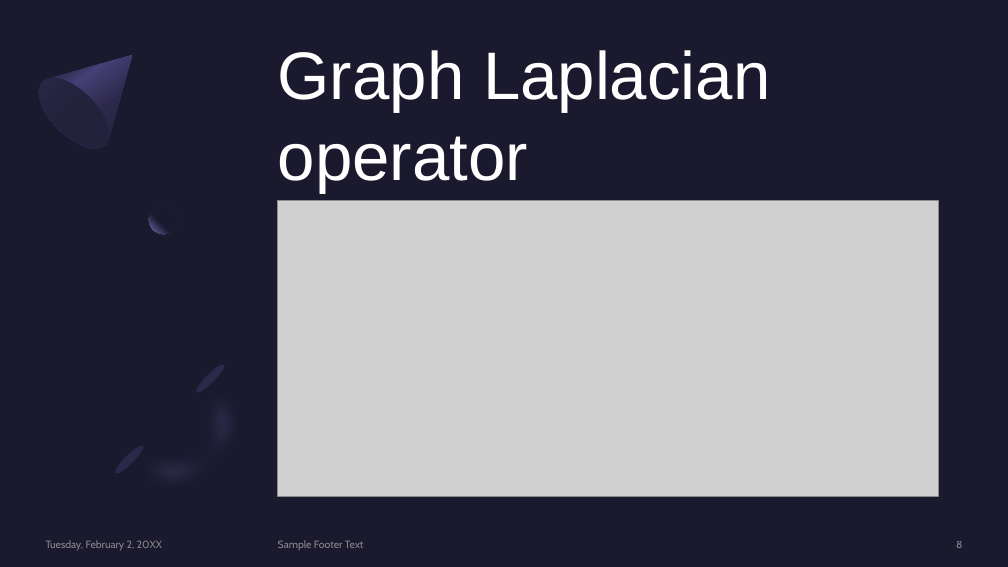
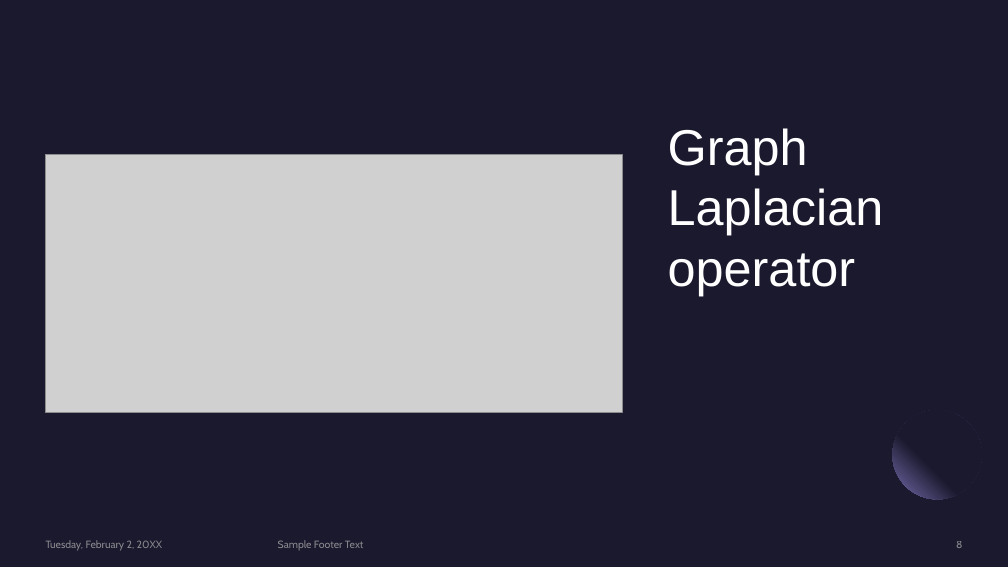
Before and after one commit to aerubianoma/Codification-theory, a slide deck: slide 8 of Final-project/Signal processing using graphs.pptx. Drawn at 1008x567 pixels with LibreOffice and Linux fonts; fonts in the diff are those of the drawing; grey boxes stand for pictures. Boxes give left, top, right and bottom in pixels: in the first picture for what was removed or moved away, otherwise in the second. Text is boxed around its words. In the diff, an @@ line names an element or a change of style, - is before the commit and + after.

```diff
--- a/Final-project/Signal processing using graphs.pptx
+++ b/Final-project/Signal processing using graphs.pptx
@@ rectangle added at [0, 0, 1008, 567], fill #1B192E @@
@@ freeform shape removed at [27, 24, 164, 161] @@
@@ title "Graph Laplacian operator": place and size @@
-title "Graph Laplacian operator" at [278, 50, 771, 192]
+title "Graph Laplacian operator" at [668, 128, 884, 296]
@@ title "Graph Laplacian operator" at [668, 128, 884, 296]: size 64 to 48 pt; vertical alignment top to bottom @@
@@ ellipse removed at [27, 66, 122, 161] @@
@@ picture: place and size @@
-picture at [278, 201, 938, 497]
+picture at [45, 154, 622, 412]
@@ ellipse removed at [149, 204, 178, 234] @@
@@ ellipse added at [893, 410, 982, 499], fill gradient #1B192E to #7771B2 @@
@@ group removed at [107, 355, 280, 528]: 2 freeform shapes, 2 ellipses @@
```
Also in this commit, not shown: 6 other slides changed, 10 slides added.
